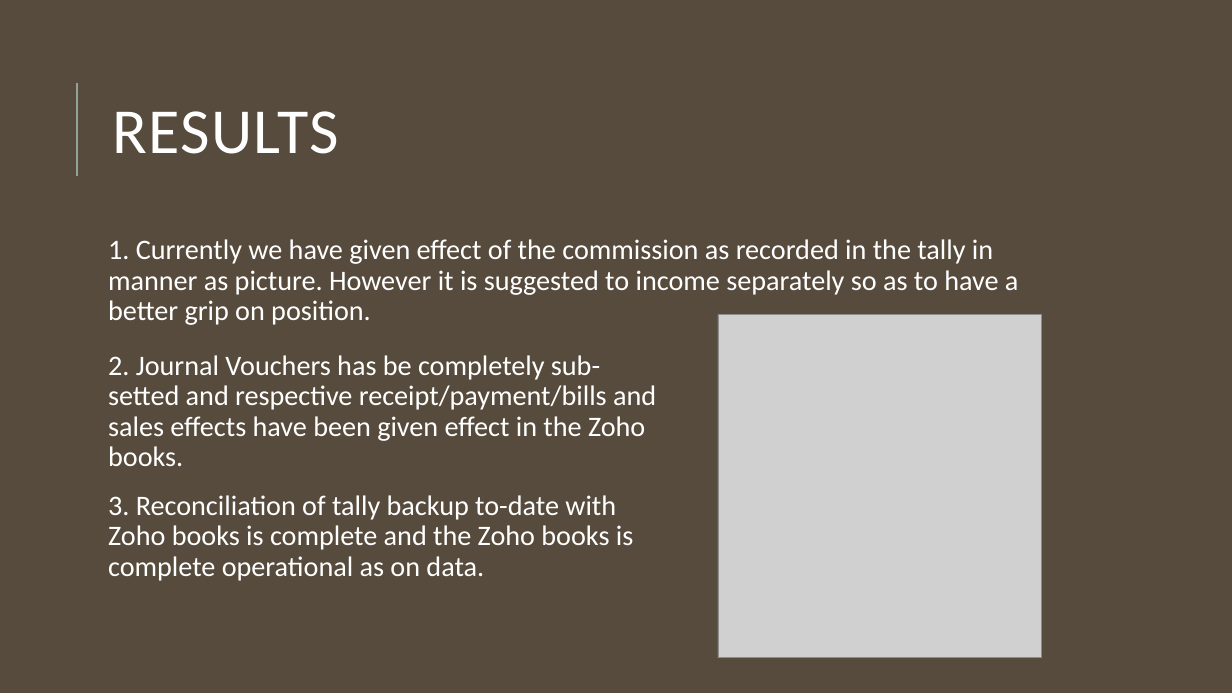
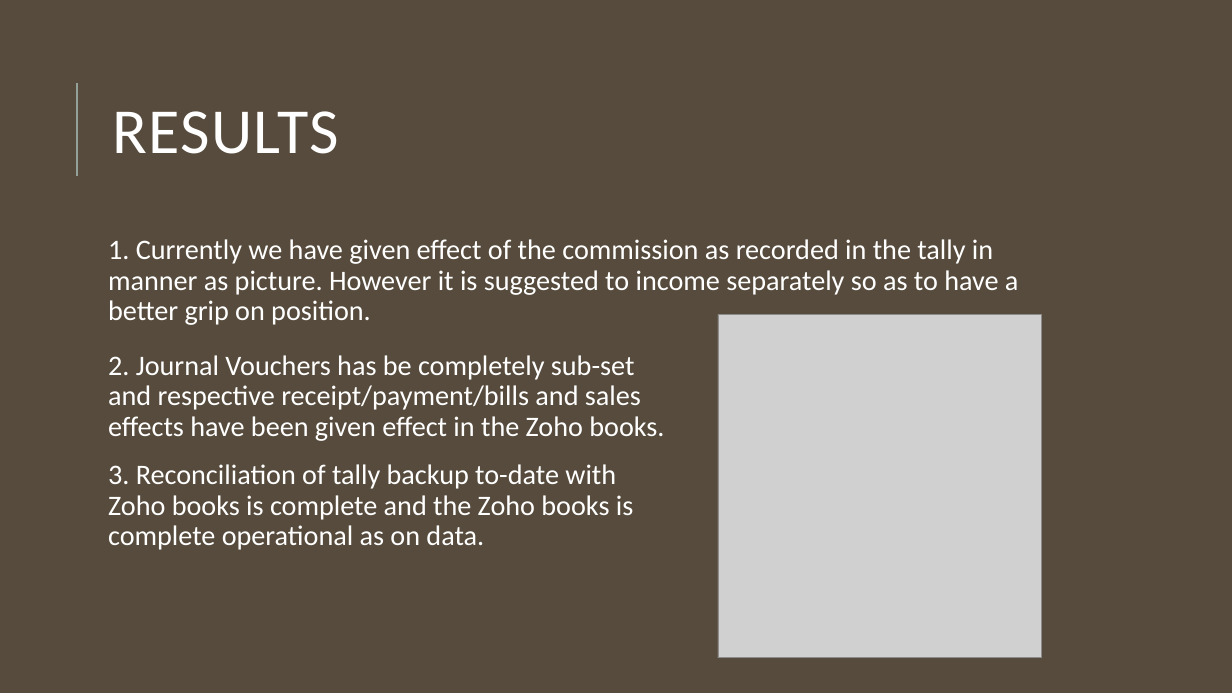
Before and after one commit to VigneshKrishnan-Analyst/Recent-Projects, a slide deck: slide 9 of Tally to Zoho conversion/Tally to Zoho project.pptx. Drawn at 1232x693 pixels with LibreOffice and Linux fonts; fonts in the diff are those of the drawing; grey boxes stand for pictures. Boxes give left, top, right and bottom in pixels: in the first picture for what was removed or moved away, otherwise in the second. Text is boxed around its words. In the diff, an @@ line names an element or a change of style, - is before the commit and + after.

```diff
--- a/Tally to Zoho conversion/Tally to Zoho project.pptx
+++ b/Tally to Zoho conversion/Tally to Zoho project.pptx
@@ text at (108, 355, 664, 441): text changed @@
-2. Journal Vouchers has be completely sub-setted and respective receipt/payment/bills and sales effects have been given effect in the Zoho books.
+2. Journal Vouchers has be completely sub-set and respective receipt/payment/bills and sales effects have been given effect in the Zoho books.
```
Also in this commit, not shown: 2 other slides changed, 1 other file.
